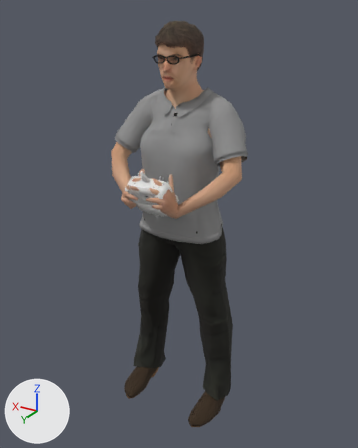
One commit to the glTF model app/assets/scenery/population/people/pilot_polo_pilot.glb: the scene before it, then after it.
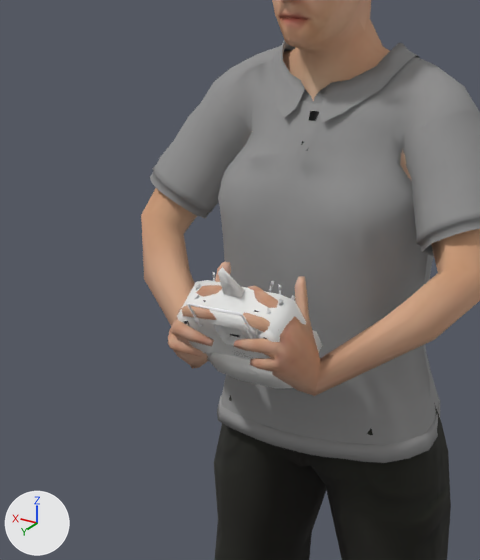
Old and new are each drawn whole from a 50 mm lens placed at (-1.017, 1.633, 1.755), pointed at (-0.015, -0.038, 0.919) and again close up on the part from 16% to 66% of the width and 16% to 63% of the height. Arrows for +X, +Y and +Z are at lower left; the lights stay in place. The older version's two pictures come first. Vertices at exactly the same position are counted once.

In view in the first close-up: 'Human_atlas'.
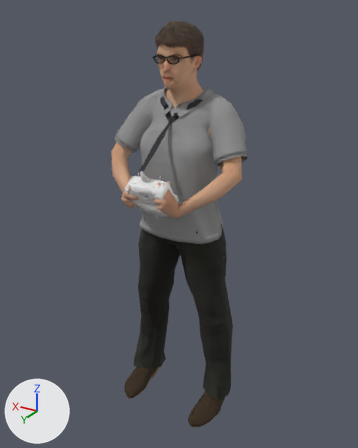
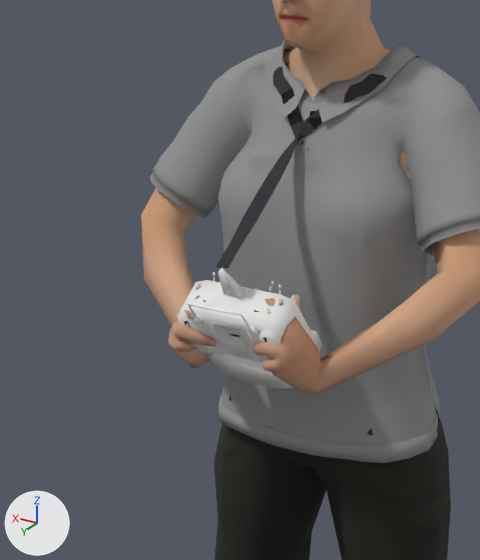
Edits to the bpy script that builds the scene:
```text
Add img_422b4a26924743194596fa3df3609a45594da959344a5448ed498a4e14ad8206_png:
    img_422b4a26924743194596fa3df3609a45594da959344a5448ed498a4e14ad8206_png = load_image('422b4a26924743194596fa3df3609a45594da959344a5448ed498a4e14ad8206.png', 'textures/422b4a26924743194596fa3df3609a45594da959344a5448ed498a4e14ad8206.png', 2720, 4064, 'sRGB')
Change mat_human_atlas:
    where n2 = _N.new('ShaderNodeTexImage'); n2.name = 'Image Texture'
    n2.image: img_f40b9e60180225e55956a4f4de242b30fa315bfd4267cd2af2c3b992eb643f64_png -> img_422b4a26924743194596fa3df3609a45594da959344a5448ed498a4e14ad8206_png
Change me_human_atlas:
    used by ob_human_atlas; location = (0.0, 0.0, 0.0)
    remove me_human_atlas.from_pydata(...)  # 4873 vertices, 8040 faces; spans x -0.31..0.31, y -0.23..0.23, z 0.0..1.72
    add me_human_atlas.from_pydata(...)  # 4997 vertices, 8280 faces; spans x -0.31..0.31, y -0.23..0.23, z 0.0..1.72
    me_human_atlas part 1: a new loose piece of 96 vertices spanning x -0.1..0.1, y -0.19..0.01, z 1.35..1.44, in mat_human_atlas
    me_human_atlas part 2: a new loose piece of 28 vertices spanning x -0.01..0.01, y -0.01..0.2, z 1.21..1.37, in mat_human_atlas
    me_human_atlas part 3: 57 vertices moved from x -0.09..0.08, y 0.1..0.22, z 1.07..1.19 to x -0.09..0.08, y 0.09..0.21, z 1.07..1.17; 181 vertices removed from x -0.09..0.11, y 0.1..0.22, z 1.05..1.19; 183 vertices added at x -0.09..0.11, y 0.1..0.21, z 1.05..1.17
    me_human_atlas part 4: 620 kept faces spanning x -0.09..0.09, y 0.06..0.23, z 1.02..1.22 get new texture (UV) coordinates
    other edits to the shape of me_human_atlas do not show in these pictures
```

Where the change shows, as pixel boxes [x1, y1, x2, y2] in the close-ups (480 x 560 px; the box of a moved part takes in the faces that stretch with it):
'Human_atlas', surface changed, reshaped
    both: [141, 0, 480, 560]
part 1 of me_human_atlas, added
    after: [273, 63, 387, 141]
part 2 of me_human_atlas, added
    after: [216, 131, 301, 268]
part 3 of me_human_atlas, moved or reshaped
    before: [168, 262, 319, 396]
    after: [168, 280, 319, 396]
part 4 of me_human_atlas, surface changed
    both: [179, 267, 319, 375]
